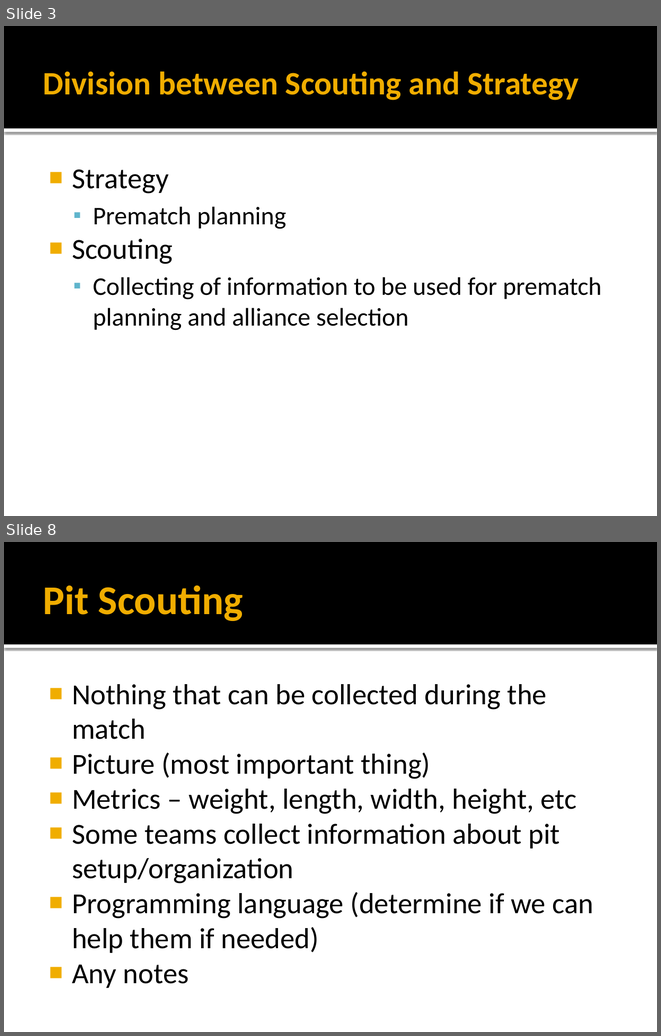
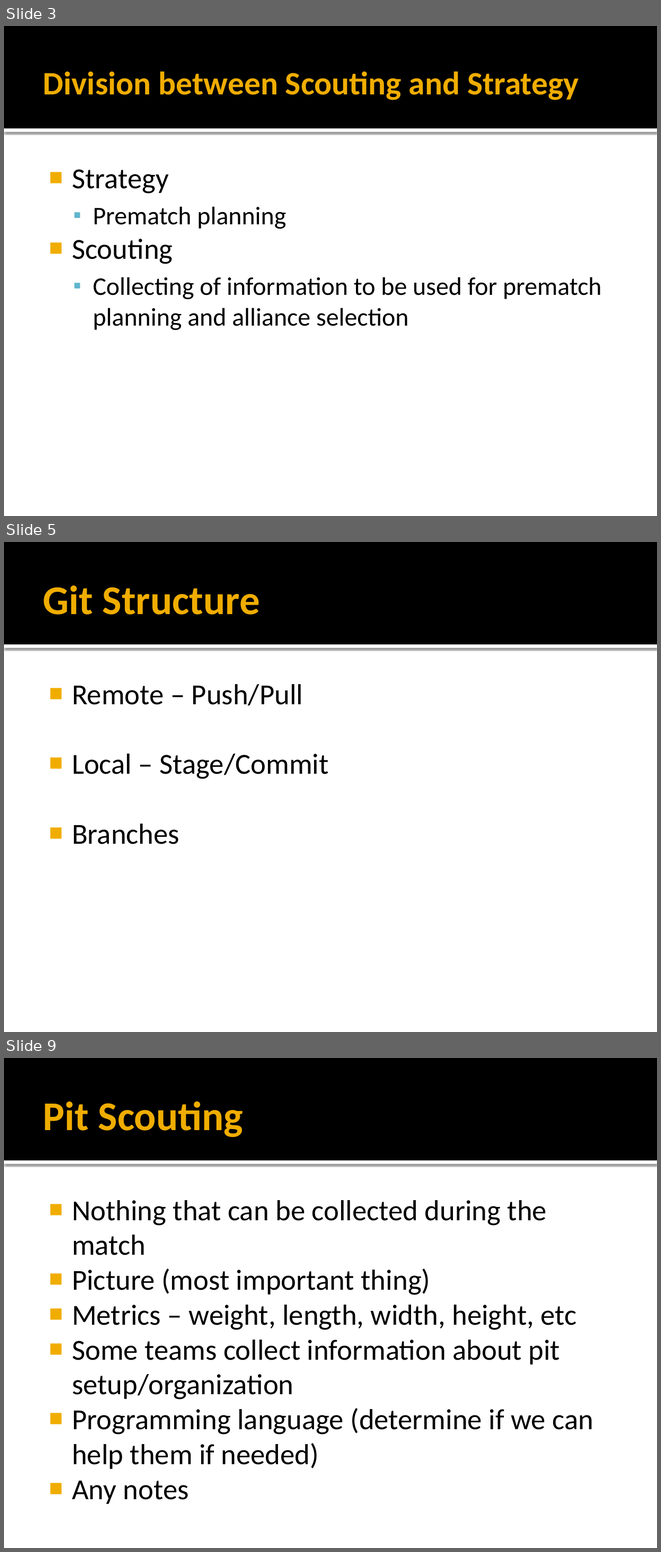
Before and after one commit to HVA-FRC-3824/AndroidLearning, a slide deck: Presentation.pptx. Shown one above the other, each under a label of ours: slides 3 and 8 before the commit, slides 3, 5 and 9 after it; the slides between them are not shown. The pictures are 661x1036 and 661x1552 pixels, drawn with LibreOffice and Linux fonts; fonts in the diff are those of the drawing. Boxes give left, top, right and bottom in pixels: in the first picture for what was removed or moved away, otherwise in the second. Text is boxed around its words. In the diff, an @@ line names an element or a change of style, - is before the commit and + after.

```diff
--- a/Presentation.pptx
+++ b/Presentation.pptx
@@ slide 5 added at (x1=4, y1=542, x2=657, y2=1032), background #FFFFFF; not listed: 2 template elements that a slide beside it also shows @@
@@ title added at (x1=43, y1=585, x2=260, y2=615), 45 pt, text #F0AD00, bold @@
+Git Structure
@@ text added at (x1=72, y1=684, x2=328, y2=844), 32 pt, text #000000 @@
+■ Remote – Push/Pull
+■ Local – Stage/Commit
+■ Branches
@@ what was slide 8 is now slide 9 @@
```
Also in this commit, not shown: 4 slides changed, 3 other files.
